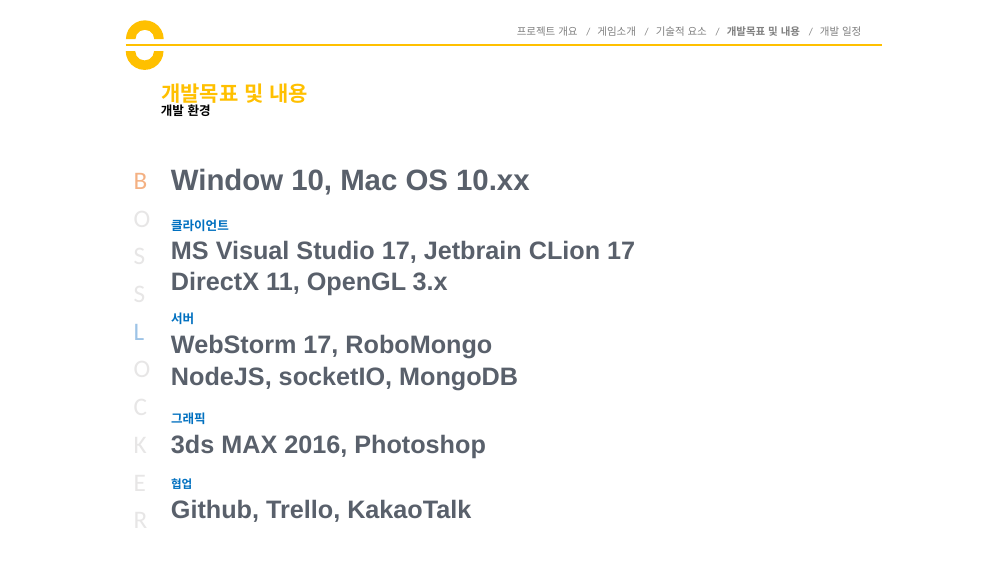
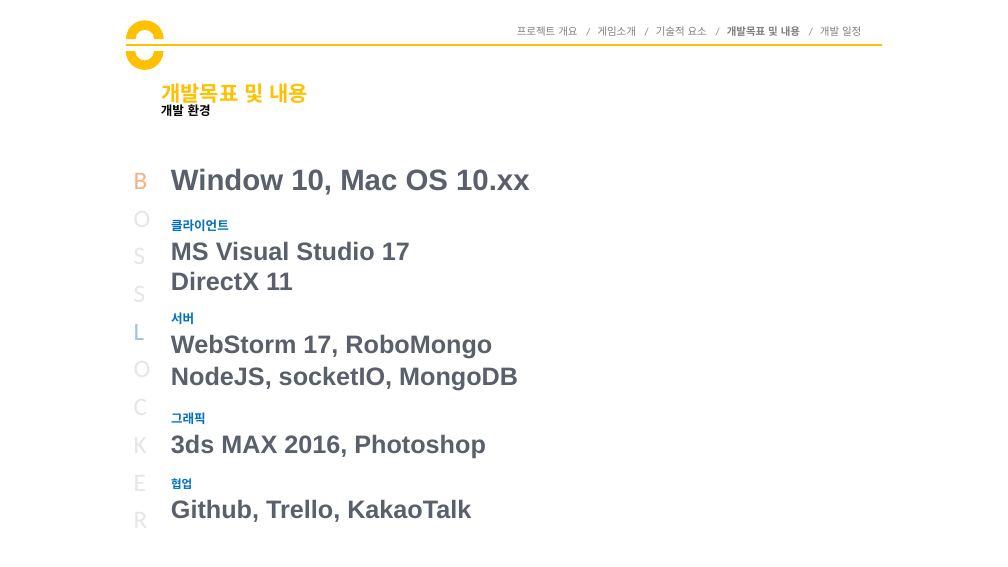
Before and after one commit to goddun/Report, a slide deck: slide 12 of BossLocker_김홍일_양태윤_조소연.pptx. Drawn at 1008x567 pixels with LibreOffice and Linux fonts; fonts in the diff are those of the drawing. Boxes give left, top, right and bottom in pixels: in the first picture for what was removed or moved away, otherwise in the second. Text is boxed around its words. In the diff, an @@ line names an element or a change of style, - is before the commit and + after.

```diff
--- a/BossLocker_김홍일_양태윤_조소연.pptx
+++ b/BossLocker_김홍일_양태윤_조소연.pptx
@@ text at bbox=[171, 241, 410, 260]: text changed @@
-MS Visual Studio 17, Jetbrain CLion 17
+MS Visual Studio 17
@@ text at bbox=[171, 271, 293, 290]: text changed @@
-DirectX 11, OpenGL 3.x
+DirectX 11
```
Also in this commit, not shown: 7 other slides changed, 1 slide removed, 2 other files.
